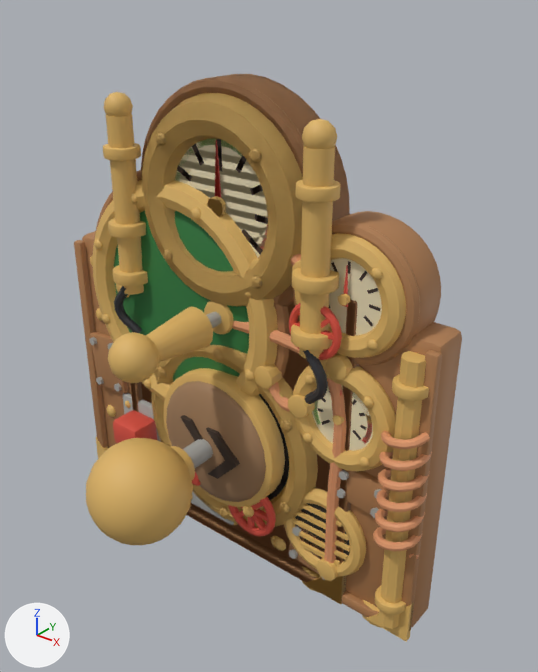
The Blender file tools/blend/control_panel.blend: old version first, new version second.
Rendered twice from a 50 mm lens placed at (3.26, -3.62, 4.22), pointed at (0.41, -0.05, 2.0). The axes (+X, +Y, +Z) are drawn at lower left. The lights are the same throughout. The older version comes first.

In view in the first picture: 'Engine', 'Gauges', 'Helm', 'Lever', 'Plunger', 'Stick' and 3 more.
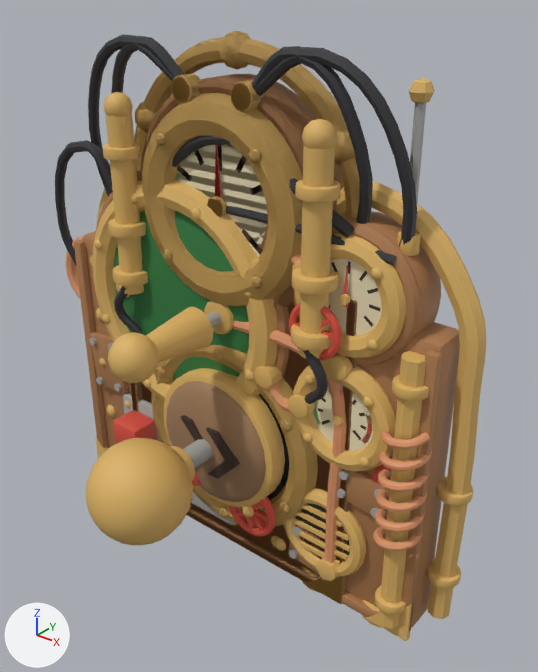
The edits, one by one:
me_helm is used by ob_helm; location (0.0, 0.0, 0.0).
me_helm had 9080 vertices, 5175 faces and spanned x -1.28..1.1, y -0.28..0.36, z -0.06..3.64.
me_helm now has 12348 vertices, 6947 faces and spans x -1.28..1.6, y -0.28..0.36, z -0.06..3.9.
me_helm part 1: a new loose piece, a UV sphere (10 segments, 5 rings, poles along z) spanning x -0.93..-0.73, y 0.03..0.25, z 3.19..3.42, in mat_brass (orange #ddb365).
me_helm part 2: a new loose piece, a UV sphere (10 segments, 5 rings, poles along z) spanning x -0.1..0.1, y 0.03..0.25, z 3.67..3.9, in mat_brass (orange #ddb365).
me_helm part 3: a new loose piece, a UV sphere (10 segments, 5 rings, poles along z) spanning x 0.73..0.93, y 0.03..0.25, z 3.19..3.42, in mat_brass (orange #ddb365).
me_helm part 4: 2706 vertices added at x -1.09..1.6, y -0.12..0.24, z 0.04..3.87.
Other edits to the shape of me_helm do not show in these pictures.
me_helm gains material mat_red (red #da503f).
me_engine is used by ob_engine; location (0.0, 0.0, 0.0).
me_engine had 8018 vertices, 4271 faces and spanned x -1.1..1.28, y -0.22..0.36, z -0.06..3.64.
me_engine now has 11286 vertices, 6043 faces and spans x -1.6..1.28, y -0.22..0.36, z -0.06..3.9.
me_engine part 5: 2590 vertices added at x -1.6..1.09, y -0.12..0.24, z 0.04..3.87.
Other edits to the shape of me_engine do not show in these pictures.
me_engine gains material mat_rubber (dark grey #303035).
me_gauges is used by ob_gauges; location (0.0, 0.0, 0.0).
me_gauges had 13672 vertices, 7790 faces and spanned x -1.65..1.66, y -0.29..0.36, z -0.06..3.02.
me_gauges now has 16370 vertices, 9178 faces and spans x -2.0..1.87, y -0.29..0.36, z -0.06..3.73.
me_gauges part 6: the loose piece of 64 vertices spanning x 1.38..1.62, y -0.17..0.07, z 1.97..2.03 is copied, and the copy is moved by (0.25, 0.25, -0.8); it spans x 1.63..1.87, y 0.08..0.32, z 1.17..1.23.
me_gauges part 7: the loose piece of 32 vertices spanning x 1.39..1.61, y -0.16..0.06, z 1.96..1.97 is copied, and the copy is moved by (0.25, 0.25, -0.73); it spans x 1.64..1.86, y 0.09..0.31, z 1.23..1.24.
me_gauges part 8: the loose piece of 64 vertices spanning x 1.38..1.62, y -0.17..0.07, z 0.27..0.33 is copied, and the copy is moved by (0.25, 0.25, 0.2); it spans x 1.63..1.87, y 0.08..0.32, z 0.47..0.53.
me_gauges part 9: the loose piece of 32 vertices spanning x 1.39..1.61, y -0.16..0.06, z 0.33..0.34 is copied, and the copy is moved by (0.25, 0.25, 0.2); it spans x 1.64..1.86, y 0.09..0.31, z 0.53..0.54.
me_gauges part 10: 1 vertex moved within x 1.33, y 0.04, z 2.76; 2238 vertices added at x -2.0..1.85, y -0.14..0.28, z 0.15..3.73.
Other edits to the shape of me_gauges do not show in these pictures.
me_gauges gains material mat_rubber (dark grey #303035).

Boxes [x1, y1, x2, y2] around the edits, measured in the pictures (538 x 672 px):
'Gauges', reshaped (11% wider, 20% taller)
    before: [74, 170, 462, 641]
    after: [55, 77, 486, 641]
'Helm', reshaped (23% wider, 8% taller)
    before: [103, 74, 359, 604]
    after: [103, 30, 417, 604]
'Engine', reshaped
    before: [157, 139, 347, 582]
    after: [88, 34, 373, 582]
part 1 of me_helm, added
    after: [135, 102, 157, 132]
part 2 of me_helm, added (orange)
    after: [220, 30, 250, 70]
part 3 of me_helm, added (orange)
    after: [334, 129, 355, 165]
part 4 of me_helm, added
    after: [111, 36, 417, 494]
part 5 of me_engine, added
    after: [88, 34, 373, 366]
part 6 of me_gauges, added
    after: [436, 484, 473, 506]
part 7 of me_gauges, added
    after: [438, 477, 473, 498]
part 8 of me_gauges, added
    after: [426, 567, 461, 589]
part 9 of me_gauges, added
    after: [428, 559, 461, 581]
part 10 of me_gauges, built on
    after: [55, 77, 486, 619]
